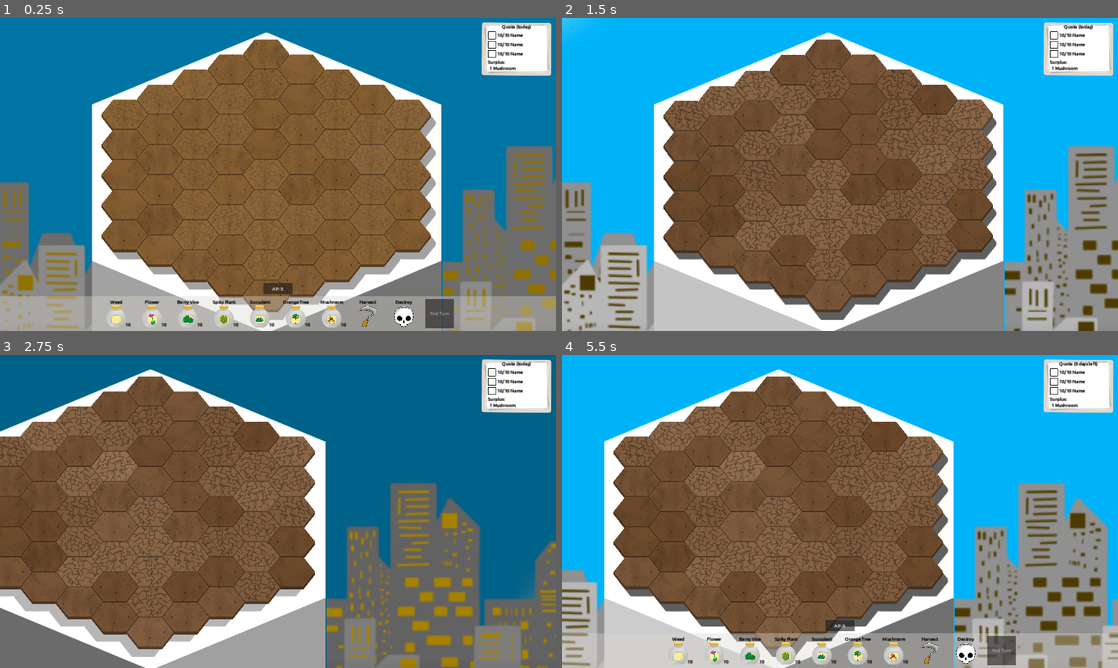
Above: before the commit, frames 1-4 (two rows, left to right).
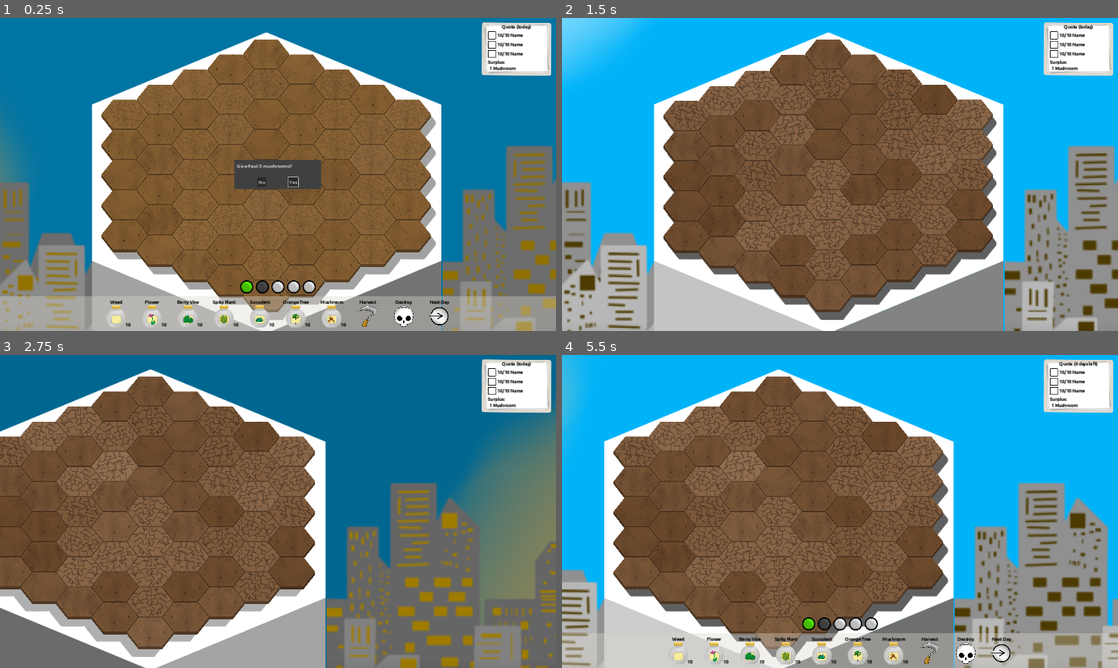
Above: after the commit, the same moments.

Repository: CiaranWoodward/LD54
Game: Godot game, scene res://Level.tscn
Two runs of this game, one before a commit and one after it. Both use one fixed random seed, a clock stepped at 60 frames per second and the inputs below. The engine's default icon, where the game draws it, is replaced by a stand-in: a white triangle on a blue panel in a dark square.
Inputs (mouse positions are in pixels of both pictures, inside the frame that each line leads up to):
- Up to frame 1 (0.25 s): no input
- Up to frame 2 (1.5 s): click (678, 312) at 0.52 s; click (1001, 312) at 1.25 s, where only the run before the commit has a clickable "End Turn"
- Up to frame 3 (2.75 s): move the mouse to (400, 495) at 2.02 s; hold Right (ui_right) from 2.03 s (still down); click (400, 495) at 2.1 s
- Up to frame 4 (5.5 s): release Right (ui_right) at 2.75 s; drag from (728, 527) to (812, 574) at 2.77 s; move the mouse to (895, 442) at 3.52 s; hold Right (ui_right) 3.53-4.25 s; hold Mouse wheel up (zoom_out) 3.53-4.25 s; tap Enter at 4.25 s; drag from (812, 574) to (673, 464) at 4.27 s; tap Space at 5 s; move the mouse to (1006, 558) at 5.02 s; hold Left (ui_left) from 5.03 s (still down); hold Mouse wheel down (zoom_in) from 5.03 s (still down)

The runs differ from the first frame. In frame 1, 2.9% of the frame differs, in the area x 0-82%, y 32-100%; in frame 2, 1.8%; in frame 3, 7.6%, in the area x 47-100%, y 16-87%; in frame 4, 1.6%.

Commit message:
completed icons and added action point graphic

Diff:
--- a/Level.gd
+++ b/Level.gd
@@ -46,7 +46,7 @@
 	$DayCycle.seek(0)
 
 func _update_sky_from_ap(ap):
-	var t = Tween.interpolate_value(0.2, 0.8, float(AP_per_day-ap)/float(AP_per_day), 1.0, Tween.TRANS_LINEAR, Tween.EASE_IN)
+	var t = Tween.interpolate_value(0.2, 0.7, float(AP_per_day-ap)/float(AP_per_day), 1.0, Tween.TRANS_LINEAR, Tween.EASE_IN)
 	await _update_sky(t)
 
 func _update_sky(time : float):
--- a/Level.tscn
+++ b/Level.tscn
@@ -17,6 +17,8 @@
 [ext_resource type="Texture2D" uid="uid://c6n8fbdm800f" path="res://Graphics/Background/Surface0000.png" id="7_rqtcc"]
 [ext_resource type="PackedScene" uid="uid://b3qtnf3cihei4" path="res://UI/Conversations/Stories/Stories.tscn" id="8_0o1h3"]
 [ext_resource type="Texture2D" uid="uid://5joyo06rt7d8" path="res://Graphics/Background/Shadow0000.png" id="8_r01vt"]
+[ext_resource type="Texture2D" uid="uid://d4ft2n5exr3f4" path="res://Graphics/Background/Quota0000.png" id="16_f17ko"]
+[ext_resource type="FontFile" uid="uid://da5mqruadxpgh" path="res://UI/Fonts/Ubuntu-Medium.ttf" id="17_es3rc"]
 
 [sub_resource type="Gradient" id="Gradient_v60wk"]
 offsets = PackedFloat32Array(1)
@@ -27,9 +29,9 @@
 
 [sub_resource type="Curve2D" id="Curve2D_y42ux"]
 _data = {
-"points": PackedVector2Array(0, 0, 0, 0, -664, 1582, 0, 0, 0, 0, -376, 263, 0, 0, 0, 0, -50, -170, 0, 0, 0, 0, 281, -534, 0, 0, 0, 0, 870, -710, 0, 0, 0, 0, 1432, -733, 0, 0, 0, 0, 2041, -638, 0, 0, 0, 0, 2512, -296, 0, 0, 0, 0, 2876, 266, 0, 0, 0, 0, 3024, 794, 0, 0, 0, 0, 3133, 1812)
-}
-point_count = 11
+"points": PackedVector2Array(0, 0, 0, 0, -431, 1502, 0, 0, 0, 0, -223, 551, 0, 0, 0, 0, 71, -106, 0, 0, 0, 0, 638, -472, 0, 0, 0, 0, 1265, -627, 0, 0, 0, 0, 1952, -431, 0, 0, 0, 0, 2367, -155, 0, 0, 0, 0, 2677, 491, 0, 0, 0, 0, 2877, 1502)
+}
+point_count = 9
 
 [sub_resource type="Gradient" id="Gradient_36jqf"]
 colors = PackedColorArray(0.800491, 0.800491, 0.800491, 0.454902, 0.784314, 0.784314, 0.784314, 0.741176)
@@ -113,6 +115,7 @@
 
 [sub_resource type="Animation" id="Animation_qj57s"]
 resource_name = "DayCycle"
+step = 0.05
 tracks/0/type = "value"
 tracks/0/imported = false
 tracks/0/enabled = true
@@ -132,8 +135,8 @@
 tracks/1/interp = 1
 tracks/1/loop_wrap = true
 tracks/1/keys = {
-"times": PackedFloat32Array(0, 0.2, 0.8, 1),
-"transitions": PackedFloat32Array(1, 1, 1, 1),
+"times": PackedFloat32Array(0, 0.25, 0.75, 1),
+"transitions": PackedFloat32Array(2, 1, 0.482968, 1),
 "update": 0,
 "values": [Color(1, 0.533333, 0, 1), Color(1, 1, 1, 1), Color(1, 1, 1, 1), Color(1, 0.533333, 0, 1)]
 }
@@ -360,6 +363,7 @@
 grow_vertical = 2
 size_flags_vertical = 4
 texture = SubResource("GradientTexture1D_1aqi2")
+metadata/_edit_use_anchors_ = true
 
 [node name="Buildings" type="Node2D" parent="Sky"]
 position = Vector2(0, -373)
@@ -422,8 +426,9 @@
 curve = SubResource("Curve2D_y42ux")
 
 [node name="PathFollow2D" type="PathFollow2D" parent="Sky/SunPath"]
-position = Vector2(-664, 1582)
+position = Vector2(2761.07, 915.964)
 rotation = 1.46413
+progress = 5376.54
 rotates = false
 
 [node name="Sun" type="Sprite2D" parent="Sky/SunPath/PathFollow2D"]
@@ -478,6 +483,7 @@
 grow_horizontal = 2
 grow_vertical = 0
 texture = SubResource("GradientTexture2D_5mf5x")
+metadata/_edit_use_anchors_ = true
 
 [node name="Pillar" type="Node2D" parent="."]
 z_index = -20
@@ -528,36 +534,64 @@
 anchor_left = 0.5
 anchor_right = 0.5
 grow_horizontal = 2
+metadata/_edit_use_anchors_ = true
 
 [node name="NinePatchRect" type="NinePatchRect" parent="HUD/DayIndicator"]
-self_modulate = Color(1, 0, 1, 1)
 layout_mode = 1
 anchors_preset = 5
 anchor_left = 0.5
 anchor_right = 0.5
 offset_left = -195.0
 offset_top = -150.0
-offset_right = 195.0
-offset_bottom = -13.0001
+offset_right = 150.0
+offset_bottom = 3.05176e-05
 grow_horizontal = 2
-texture = ExtResource("7_rqtcc")
-region_rect = Rect2(136.322, 118.087, 187.671, 78.529)
-patch_margin_left = 45
-patch_margin_top = 58
-patch_margin_right = 45
-patch_margin_bottom = 71
-
-[node name="Label" type="Label" parent="HUD/DayIndicator/NinePatchRect"]
+texture = ExtResource("16_f17ko")
+region_rect = Rect2(151.834, 73.4352, 314.121, 403.206)
+patch_margin_left = 26
+patch_margin_top = 21
+patch_margin_right = 25
+patch_margin_bottom = 24
+metadata/_edit_use_anchors_ = true
+
+[node name="Week" type="Label" parent="HUD/DayIndicator/NinePatchRect"]
 layout_mode = 1
-anchors_preset = 15
-anchor_right = 1.0
-anchor_bottom = 1.0
+anchors_preset = 5
+anchor_left = 0.5
+anchor_right = 0.5
+offset_left = -124.0
+offset_top = 22.0
+offset_right = 24.0
+offset_bottom = 74.0
 grow_horizontal = 2
-grow_vertical = 2
-text = "Week 1
-Monday"
+theme_override_colors/font_color = Color(0, 0, 0, 1)
+theme_override_fonts/font = ExtResource("17_es3rc")
+theme_override_font_sizes/font_size = 40
+text = "Week 1"
 horizontal_alignment = 1
 vertical_alignment = 1
+metadata/_edit_use_anchors_ = true
+
+[node name="Day" type="Label" parent="HUD/DayIndicator/NinePatchRect"]
+layout_mode = 1
+anchors_preset = 7
+anchor_left = 0.5
+anchor_top = 1.0
+anchor_right = 0.5
+anchor_bottom = 1.0
+offset_left = -36.0
+offset_top = -79.0
+offset_right = 119.0
+offset_bottom = -26.0
+grow_horizontal = 2
+grow_vertical = 0
+theme_override_colors/font_color = Color(0, 0, 0, 1)
+theme_override_fonts/font = ExtResource("17_es3rc")
+theme_override_font_sizes/font_size = 40
+text = "Monday"
+horizontal_alignment = 1
+vertical_alignment = 1
+metadata/_edit_use_anchors_ = true
 
 [node name="Cursor" parent="." instance=ExtResource("6_ec5jv")]
 
--- a/UI/Conversations/Dialogue.tscn
+++ b/UI/Conversations/Dialogue.tscn
@@ -86,6 +86,7 @@
 title = ""
 initial_position = 2
 size = Vector2i(300, 100)
+visible = true
 exclusive = false
 unresizable = true
 borderless = true
--- a/UI/HUD.tscn
+++ b/UI/HUD.tscn
@@ -8,6 +8,7 @@
 [ext_resource type="PackedScene" uid="uid://dwa26aog7olj5" path="res://UI/end_turn_button.tscn" id="5_uy6yv"]
 [ext_resource type="Script" path="res://UI/ActionPointLabel.gd" id="7_5ec4i"]
 [ext_resource type="Script" path="res://UI/Quotas.gd" id="8_dhiuq"]
+[ext_resource type="Texture2D" uid="uid://cqecmla6hhtr2" path="res://Graphics/Icons/AP0000.png" id="8_phdsi"]
 [ext_resource type="Script" path="res://UI/Title.gd" id="8_v41g0"]
 [ext_resource type="Texture2D" uid="uid://d4ft2n5exr3f4" path="res://Graphics/Background/Quota0000.png" id="10_xmqyb"]
 [ext_resource type="PackedScene" uid="uid://d3fk3e8hi32jv" path="res://UI/quota_item.tscn" id="11_40ugx"]
@@ -69,6 +70,7 @@
 layout_mode = 2
 
 [node name="ActionCounter" type="PanelContainer" parent="."]
+self_modulate = Color(1, 1, 1, 0)
 anchors_preset = 7
 anchor_left = 0.5
 anchor_top = 1.0
@@ -80,11 +82,52 @@
 offset_bottom = -127.0
 grow_horizontal = 2
 grow_vertical = 0
+theme = ExtResource("1_bdcb7")
 
 [node name="ActionPointLabel" type="Label" parent="ActionCounter"]
 layout_mode = 2
 horizontal_alignment = 1
 script = ExtResource("7_5ec4i")
+
+[node name="HBoxContainer" type="HBoxContainer" parent="ActionCounter"]
+layout_mode = 2
+
+[node name="AP1" type="TextureRect" parent="ActionCounter/HBoxContainer"]
+self_modulate = Color(0.368627, 1, 0, 1)
+custom_minimum_size = Vector2(50, 50)
+layout_mode = 2
+texture = ExtResource("8_phdsi")
+expand_mode = 1
+stretch_mode = 4
+
+[node name="AP2" type="TextureRect" parent="ActionCounter/HBoxContainer"]
+self_modulate = Color(0.32549, 0.32549, 0.32549, 1)
+custom_minimum_size = Vector2(50, 50)
+layout_mode = 2
+texture = ExtResource("8_phdsi")
+expand_mode = 1
+stretch_mode = 4
+
+[node name="AP3" type="TextureRect" parent="ActionCounter/HBoxContainer"]
+custom_minimum_size = Vector2(50, 50)
+layout_mode = 2
+texture = ExtResource("8_phdsi")
+expand_mode = 1
+stretch_mode = 4
+
+[node name="AP4" type="TextureRect" parent="ActionCounter/HBoxContainer"]
+custom_minimum_size = Vector2(50, 50)
+layout_mode = 2
+texture = ExtResource("8_phdsi")
+expand_mode = 1
+stretch_mode = 4
+
+[node name="AP5" type="TextureRect" parent="ActionCounter/HBoxContainer"]
+custom_minimum_size = Vector2(50, 50)
+layout_mode = 2
+texture = ExtResource("8_phdsi")
+expand_mode = 1
+stretch_mode = 4
 
 [node name="PanelContainer" type="PanelContainer" parent="."]
 self_modulate = Color(1, 1, 1, 0)
--- a/UI/destroy_button.tscn
+++ b/UI/destroy_button.tscn
@@ -6,6 +6,7 @@
 [ext_resource type="Texture2D" uid="uid://bfnv2nttw26gl" path="res://Graphics/Icons/Destroy0000.png" id="3_h371e"]
 [ext_resource type="Texture2D" uid="uid://bkcate8hgkubd" path="res://Graphics/Icons/DestroyRed0000.png" id="4_gim8p"]
 [ext_resource type="Texture2D" uid="uid://d10tvdyo15dmt" path="res://Graphics/Icons/DestroyBlack0000.png" id="5_b3m6n"]
+[ext_resource type="Texture2D" uid="uid://byuq4wutnm8d4" path="res://Graphics/Icons/DestroyDarker0000.png" id="6_b7dec"]
 
 [node name="DestroyButton" type="MarginContainer"]
 custom_minimum_size = Vector2(120, 120)
@@ -26,7 +27,8 @@
 button_group = ExtResource("1_adt00")
 texture_normal = ExtResource("3_h371e")
 texture_pressed = ExtResource("4_gim8p")
-texture_hover = ExtResource("5_b3m6n")
+texture_hover = ExtResource("6_b7dec")
+texture_disabled = ExtResource("5_b3m6n")
 ignore_texture_size = true
 stretch_mode = 4
 
--- a/UI/end_turn_button.tscn
+++ b/UI/end_turn_button.tscn
@@ -1,14 +1,17 @@
-[gd_scene load_steps=3 format=3 uid="uid://dwa26aog7olj5"]
+[gd_scene load_steps=7 format=3 uid="uid://dwa26aog7olj5"]
 
 [ext_resource type="Script" path="res://UI/action_button.gd" id="1_0qajt"]
 [ext_resource type="ButtonGroup" uid="uid://d1hcomes8o235" path="res://UI/ActionButtonGroup.tres" id="1_06gra"]
+[ext_resource type="Theme" uid="uid://cvly3s1h4xk6r" path="res://UI/UI_Theme.tres" id="1_idpv2"]
+[ext_resource type="Texture2D" uid="uid://dnmdkrtpwc5d2" path="res://Graphics/Icons/Next0000.png" id="3_0knpw"]
+[ext_resource type="Texture2D" uid="uid://co81cpqqskkku" path="res://Graphics/Icons/NextDarker0000.png" id="5_8bbfk"]
+[ext_resource type="Texture2D" uid="uid://be47rp2jk1x15" path="res://Graphics/Icons/NextBlack0000.png" id="6_ch4ud"]
 
 [node name="EndTurnButton" type="MarginContainer"]
-anchors_preset = 15
-anchor_right = 1.0
-anchor_bottom = 1.0
-grow_horizontal = 2
-grow_vertical = 2
+custom_minimum_size = Vector2(120, 120)
+offset_right = 120.0
+offset_bottom = 70.0
+theme = ExtResource("1_idpv2")
 theme_override_constants/margin_left = 10
 theme_override_constants/margin_top = 10
 theme_override_constants/margin_right = 10
@@ -16,10 +19,21 @@
 script = ExtResource("1_0qajt")
 action_type = 4
 
-[node name="Button" type="Button" parent="."]
+[node name="Button" type="TextureButton" parent="."]
 custom_minimum_size = Vector2(100, 50)
 layout_mode = 2
 tooltip_text = "End your turn, discarding any unused actions."
 toggle_mode = true
 button_group = ExtResource("1_06gra")
-text = "End Turn"
+texture_normal = ExtResource("3_0knpw")
+texture_pressed = ExtResource("6_ch4ud")
+texture_hover = ExtResource("5_8bbfk")
+ignore_texture_size = true
+stretch_mode = 4
+
+[node name="Label" type="Label" parent="."]
+layout_mode = 2
+size_flags_vertical = 0
+text = "Next Day"
+horizontal_alignment = 1
+vertical_alignment = 1
--- a/UI/harvest_button.tscn
+++ b/UI/harvest_button.tscn
@@ -1,10 +1,11 @@
-[gd_scene load_steps=7 format=3 uid="uid://dxvpigtmbhrv2"]
+[gd_scene load_steps=8 format=3 uid="uid://dxvpigtmbhrv2"]
 
 [ext_resource type="Script" path="res://UI/action_button.gd" id="1_1nl4f"]
 [ext_resource type="Theme" uid="uid://cvly3s1h4xk6r" path="res://UI/UI_Theme.tres" id="1_24f5p"]
 [ext_resource type="ButtonGroup" uid="uid://d1hcomes8o235" path="res://UI/ActionButtonGroup.tres" id="1_slhqa"]
 [ext_resource type="Texture2D" uid="uid://dfmffsktx788q" path="res://Graphics/Icons/Harvest0000.png" id="4_u65s2"]
 [ext_resource type="Texture2D" uid="uid://dlwoqvttdl5o7" path="res://Graphics/Icons/HarvestRed0000.png" id="5_gkux3"]
+[ext_resource type="Texture2D" uid="uid://b3agfvuunls0x" path="res://Graphics/Icons/HarvestDarker0000.png" id="6_bafnw"]
 [ext_resource type="Texture2D" uid="uid://c5ryapesx1r5n" path="res://Graphics/Icons/HarvestBlack0000.png" id="6_ptmmr"]
 
 [node name="HarvestButton" type="MarginContainer"]
@@ -27,7 +28,8 @@
 button_group = ExtResource("1_slhqa")
 texture_normal = ExtResource("4_u65s2")
 texture_pressed = ExtResource("5_gkux3")
-texture_hover = ExtResource("6_ptmmr")
+texture_hover = ExtResource("6_bafnw")
+texture_disabled = ExtResource("6_ptmmr")
 ignore_texture_size = true
 stretch_mode = 4
 
Binary file added: Graphics/Icons/AP0000.png
Not shown, added: Graphics/Icons/AP0000.png.import
Binary file changed: Graphics/Icons/DestroyDarker0000.png
Binary file added: Graphics/Icons/HarvestDarker0000.png
Not shown, added: Graphics/Icons/HarvestDarker0000.png.import
Binary file added: Graphics/Icons/Next0000.png
Not shown, added: Graphics/Icons/Next0000.png.import
Binary file added: Graphics/Icons/NextBlack0000.png
Not shown, added: Graphics/Icons/NextBlack0000.png.import
Binary file added: Graphics/Icons/NextDarker0000.png
Not shown, added: Graphics/Icons/NextDarker0000.png.import
Binary file added: Graphics/Icons/NextRed0000.png
(and 8 more such lines)
